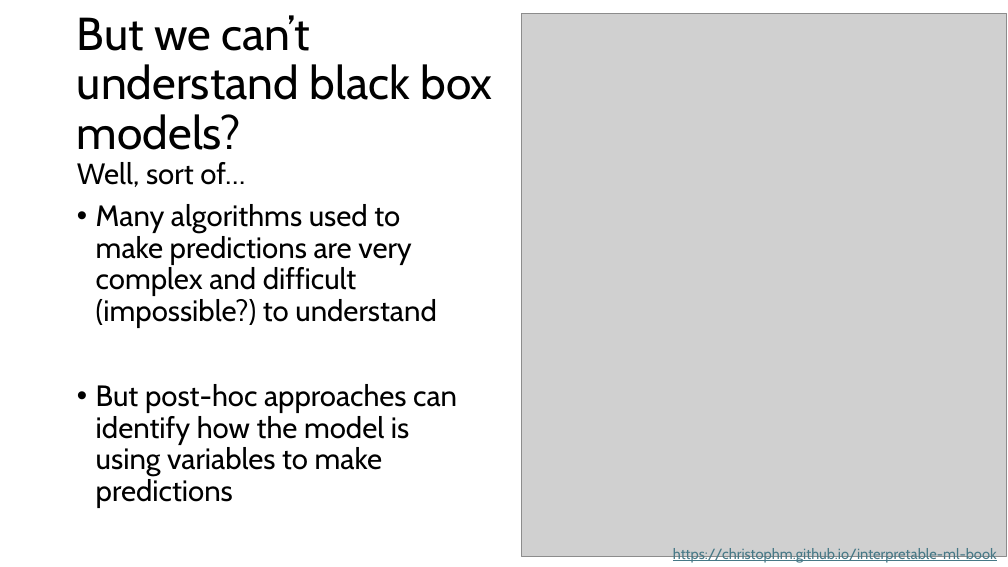
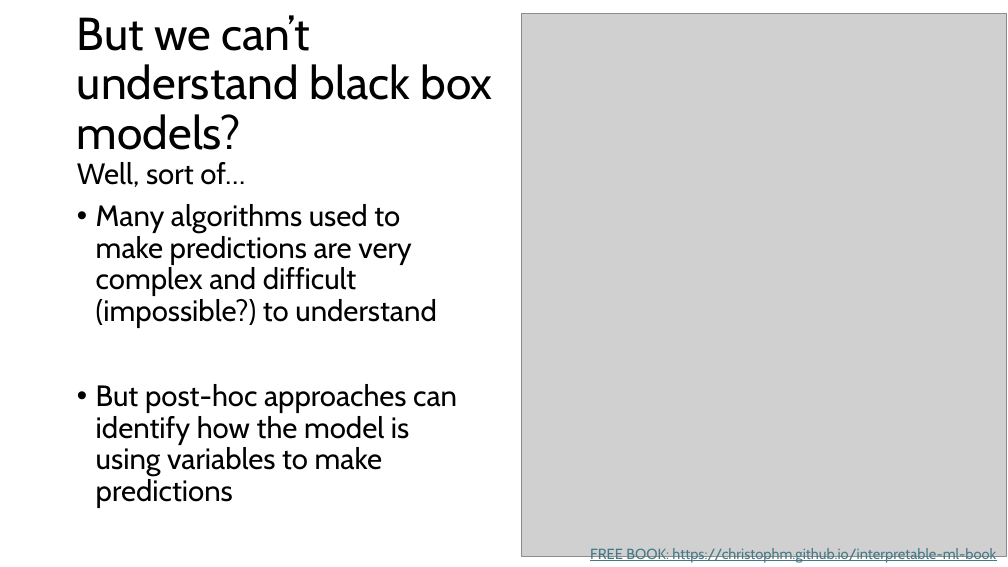
Before and after one commit to grantvagle/ml_methods_workshop, a slide deck: slide 19 of slides/01_what_is_ml.pptx. Drawn at 1008x567 pixels with LibreOffice and Linux fonts; fonts in the diff are those of the drawing; grey boxes stand for pictures. Boxes give left, top, right and bottom in pixels: in the first picture for what was removed or moved away, otherwise in the second. Text is boxed around its words. In the diff, an @@ line names an element or a change of style, - is before the commit and + after.

```diff
--- a/slides/01_what_is_ml.pptx
+++ b/slides/01_what_is_ml.pptx
@@ text at (x1=590, y1=548, x2=996, y2=563): text changed @@
-https://christophm.github.io/interpretable-ml-book
+FREE BOOK: https://christophm.github.io/interpretable-ml-book
```
Also in this commit, not shown: 1 other slide changed.
